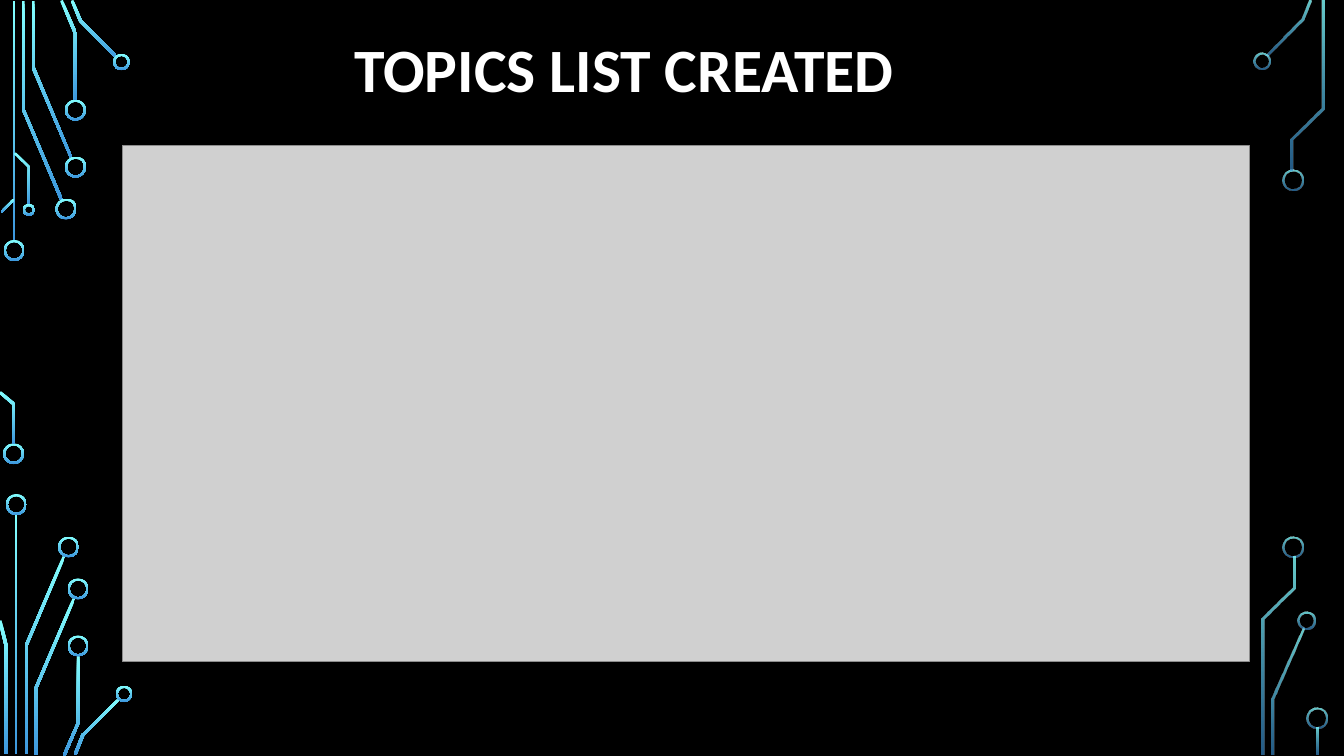
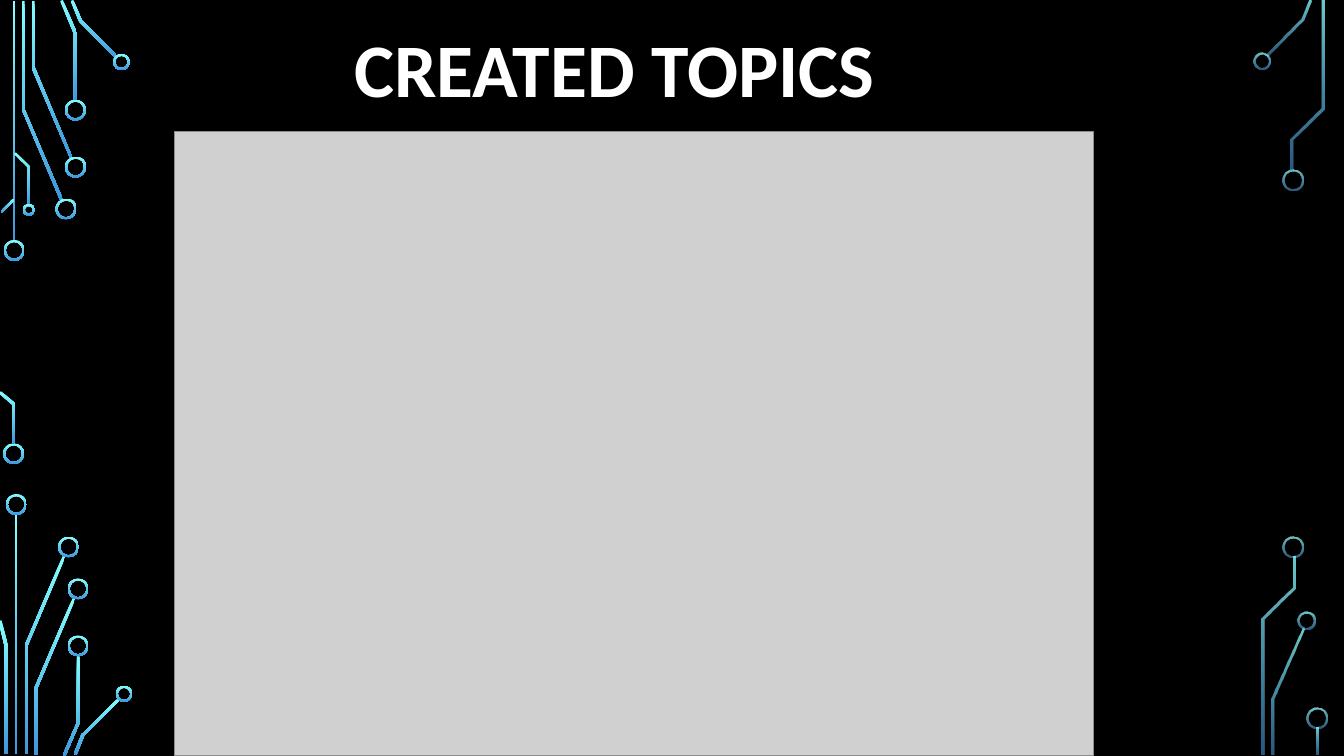
Before and after one commit to chalst1988/EXL-Hackathon, a slide deck: slide 11 of Insurance_Bot_Presentation.pptx (slide 10 before the commit). Drawn at 1344x756 pixels with LibreOffice and Linux fonts; fonts in the diff are those of the drawing; grey boxes stand for pictures; background and template pictures are left out. Boxes give left, top, right and bottom in pixels: in the first picture for what was removed or moved away, otherwise in the second. Text is boxed around its words. In the diff, an @@ line names an element or a change of style, - is before the commit and + after.

```diff
--- a/Insurance_Bot_Presentation.pptx
+++ b/Insurance_Bot_Presentation.pptx
@@ title at <box>355,47,874,98</box>: text changed; size 44 to 54 pt @@
-TOPICS LIST CREATED
+CREATED TOPICS
@@ picture: place and size @@
-picture at <box>123,145,1250,661</box>
+picture at <box>174,132,1094,756</box>
```
Also in this commit, not shown: 1 other slide changed, 1 slide added, 1 other file.
